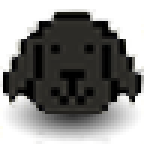
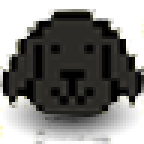
Revision of a layered (144, 144) image; what changed, layer by layer:
added layer "derecha" above "izquierda" over left=0, top=9, right=144, bottom=144
added layer "izquierda" above "arriba" over left=0, top=9, right=144, bottom=144
added layer "arriba" above "abajo" over left=0, top=9, right=144, bottom=144
added layer "abajo" above "kisspng-drop-shadow-omni-limousine-shadow-drop-5b4e354fef6351.25408549153185211…" over left=0, top=9, right=144, bottom=144
